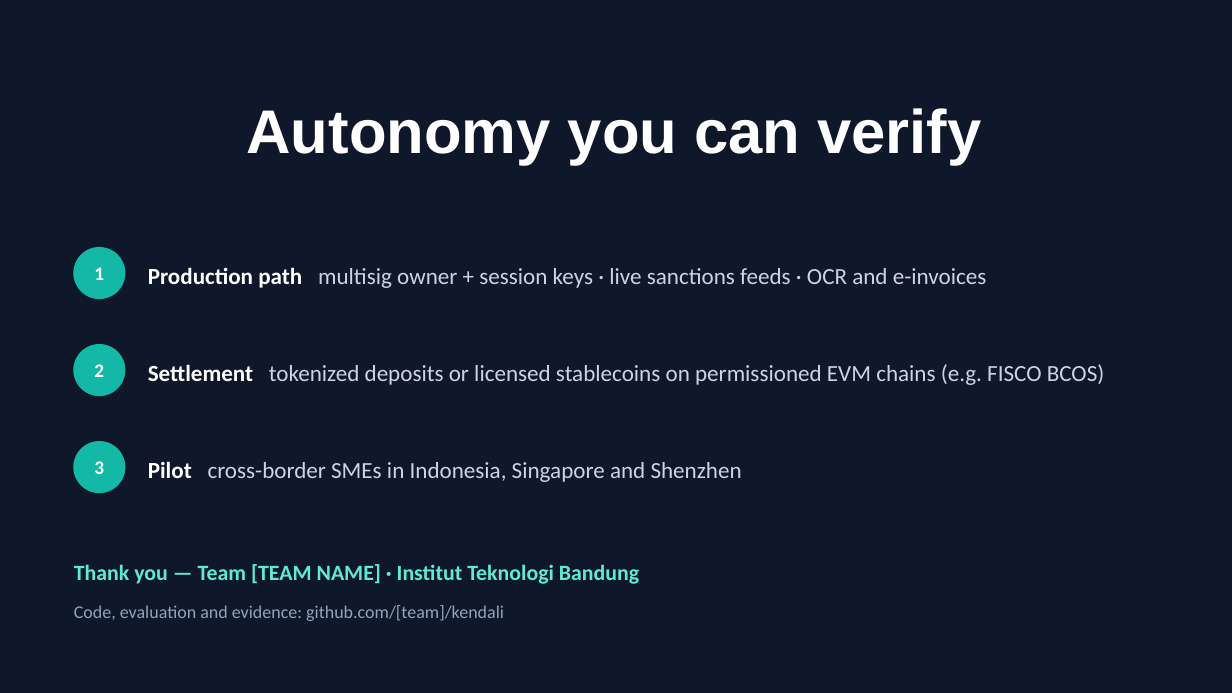
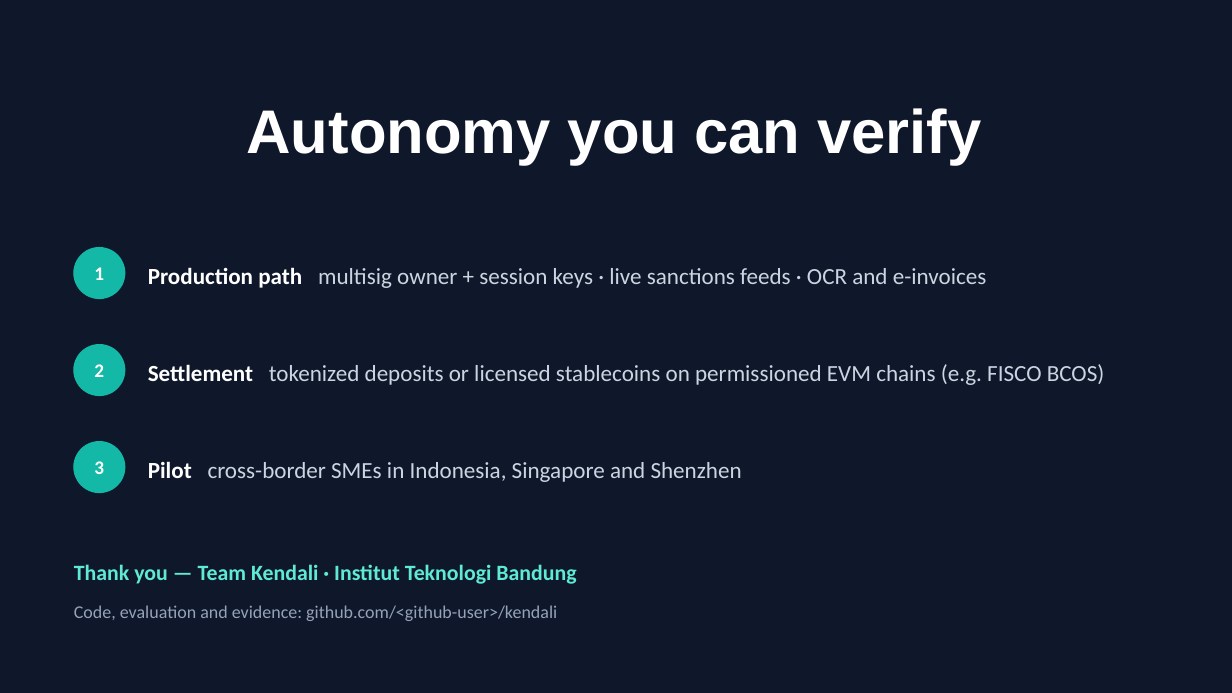
Before and after one commit to poggymacello/kendali, a slide deck: slide 12 of submission/Kendali_FinTechathon2026_Deck.pptx. Drawn at 1232x693 pixels with LibreOffice and Linux fonts; fonts in the diff are those of the drawing. Boxes give left, top, right and bottom in pixels: in the first picture for what was removed or moved away, otherwise in the second. Text is boxed around its words. In the diff, an @@ line names an element or a change of style, - is before the commit and + after.

Commit message:
Prepare FinTechathon submission: Sepolia fixes, evidence doc, submission kit
- Fix public-testnet gas top-up: the hard-coded 21,000 gas limit fails for
  new accounts since the Amsterdam upgrade (found in a Sepolia-fork
  rehearsal), and maxFeePerGas could fall below the 1 gwei tip. Estimate
  gas, set maxFee = 2*baseFee + tip, check the receipt; top-up 0.01 ETH.
- Local networks (devnet/eval/pytest) always sign with the anvil keys, so a
  .env with Sepolia keys no longer breaks the demo, eval or tests.
- Add docs/EXECUTION_EVIDENCE.md; label the chain-4242 table as a local
  simulation until the public Sepolia run replaces it.
- README: GitHub-ready (repo URL placeholder, expected results, submission
  table); team name "Kendali" in docs and deck; deck runtime figure updated.
- Add scripts/finalize_submission.py (fills repo URL in README/docs/deck,
  exports PDF attachments).
- Add submission/ demo-video script, registration email drafts, Indonesian
  submission checklist. Personal-data files and PDFs are git-ignored.
- Re-ran eval on 19 Oct 2026: 42/42, 91 transactions.

```diff
--- a/submission/Kendali_FinTechathon2026_Deck.pptx
+++ b/submission/Kendali_FinTechathon2026_Deck.pptx
@@ text at <box>74,564,576,584</box>: text changed @@
-Thank you — Team [TEAM NAME] · Institut Teknologi Bandung
+Thank you — Team Kendali · Institut Teknologi Bandung
@@ text at <box>74,605,557,621</box>: text changed @@
-Code, evaluation and evidence: github.com/[team]/kendali
+Code, evaluation and evidence: github.com/<github-user>/kendali
```
Also in this commit, not shown: 2 other slides changed, 18 other files.
